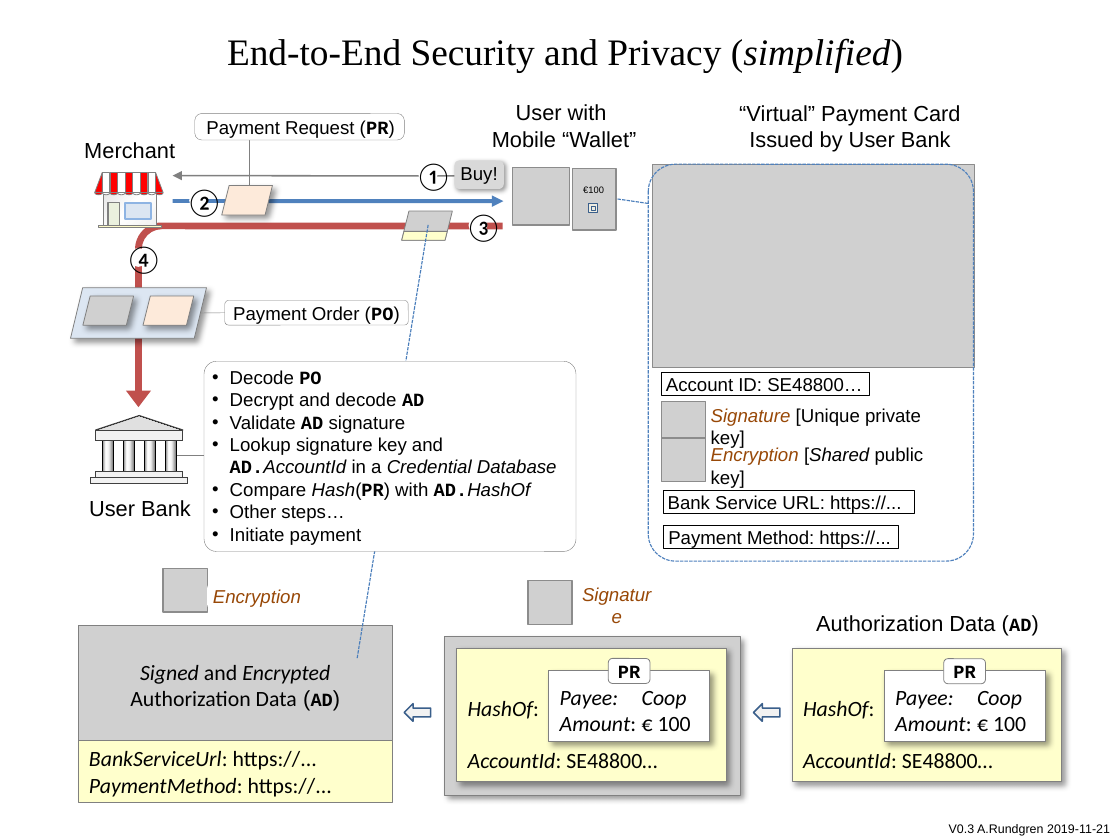
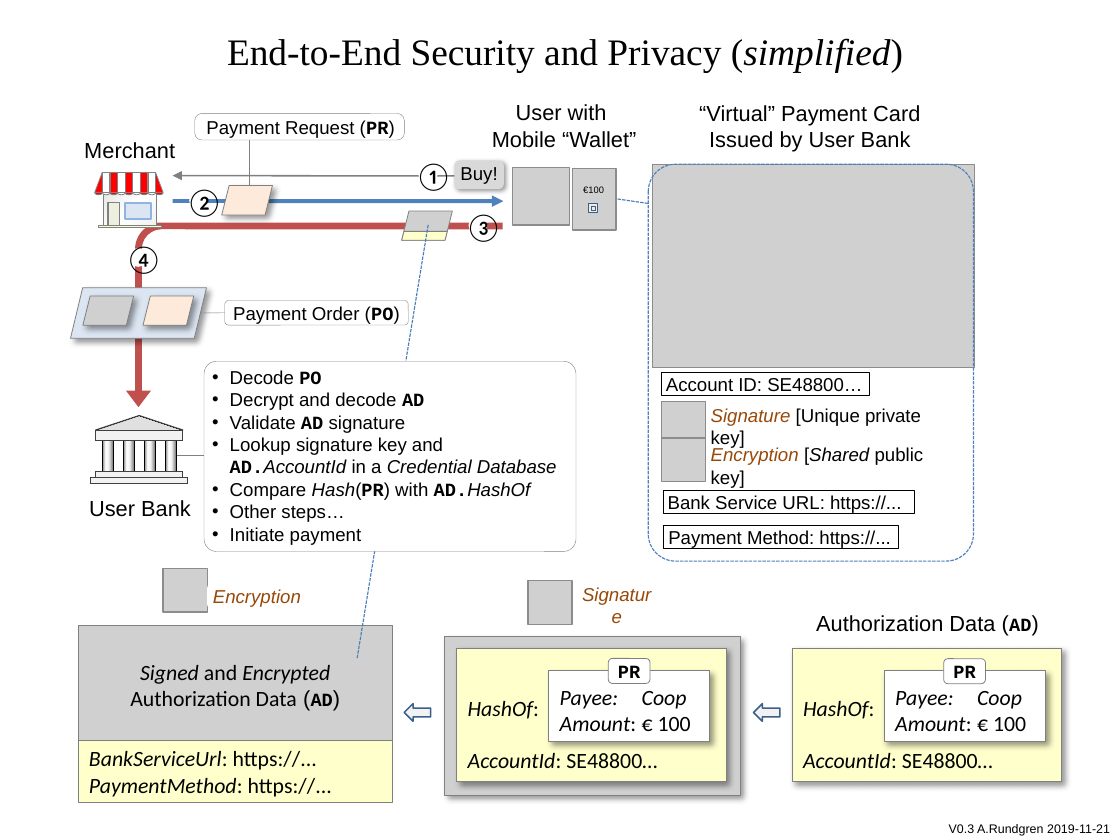
Before and after one commit to cyberphone/doc, a slide deck: slide 1 of payments/open-banking-dual-mode-end-to-end-security-simplified.pptx. Drawn at 1120x840 pixels with LibreOffice and Linux fonts; fonts in the diff are those of the drawing; grey boxes stand for pictures. Boxes give left, top, right and bottom in pixels: in the first picture for what was removed or moved away, otherwise in the second. Text is boxed around its words. In the diff, an @@ line names an element or a change of style, - is before the commit and + after.

```diff
--- a/payments/open-banking-dual-mode-end-to-end-security-simplified.pptx
+++ b/payments/open-banking-dual-mode-end-to-end-security-simplified.pptx
@@ text "“Virtual” Payment Card": place and size @@
-text "“Virtual” Payment Card" at [739,105,960,152]
+text "“Virtual” Payment Card" at [699,105,920,152]
```
Also in this commit, not shown: 1 other file.
